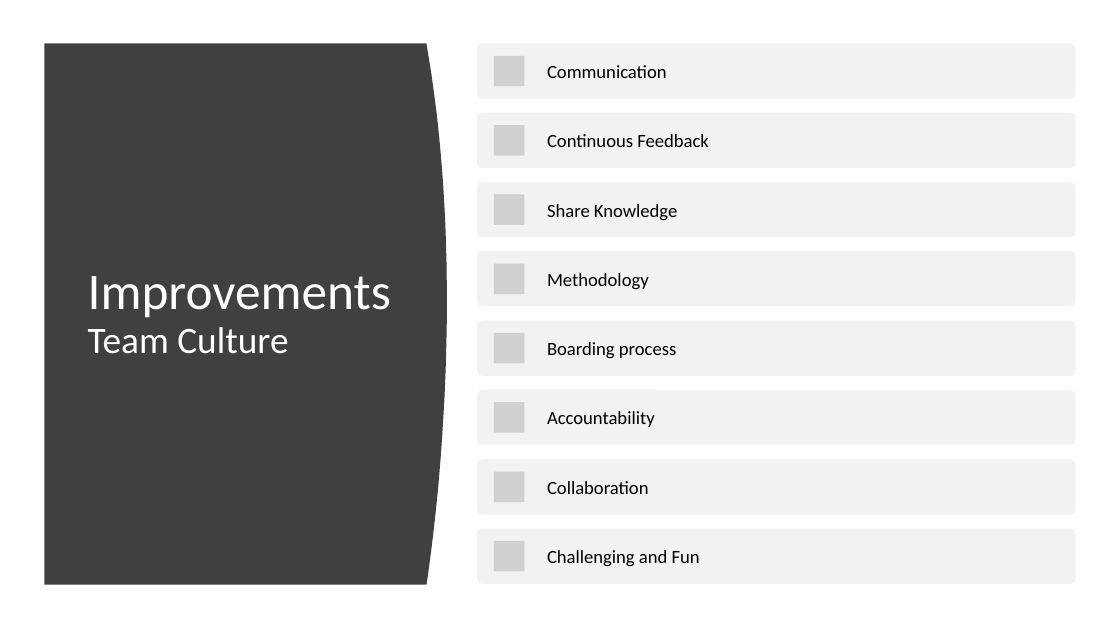
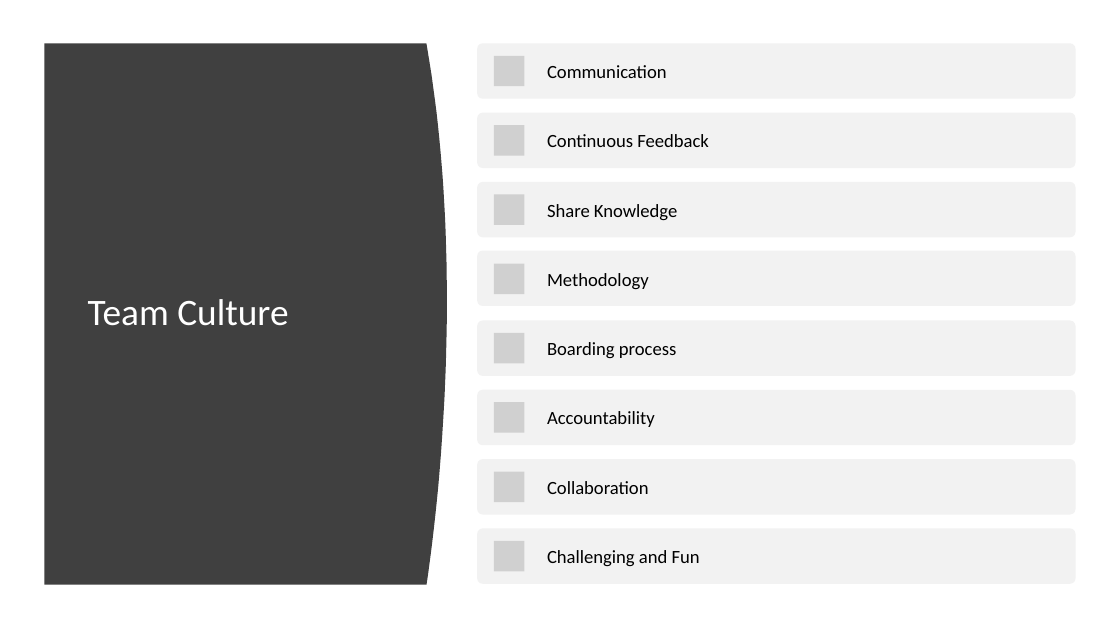
Before and after one commit to vpaulino/SWADN, a slide deck: slide 5 of SWADN Framework.pptx (slide 11 before the commit). Drawn at 1120x630 pixels with LibreOffice and Linux fonts; fonts in the diff are those of the drawing; grey boxes stand for pictures. Boxes give left, top, right and bottom in pixels: in the first picture for what was removed or moved away, otherwise in the second. Text is boxed around its words. In the diff, an @@ line names an element or a change of style, - is before the commit and + after.

```diff
--- a/SWADN Framework.pptx
+++ b/SWADN Framework.pptx
@@ title at [88,299,288,326]: text changed; size 44 to 32 pt @@
-Improvements Team Culture
+Team Culture
```
Also in this commit, not shown: 3 other slides changed, 1 slide removed.
